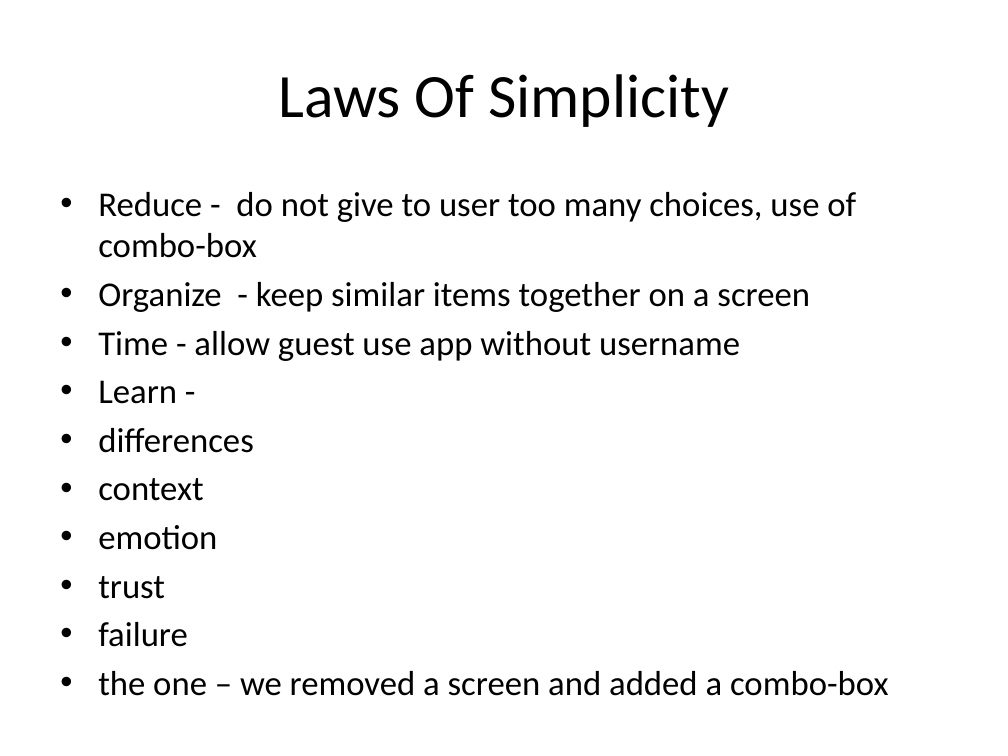
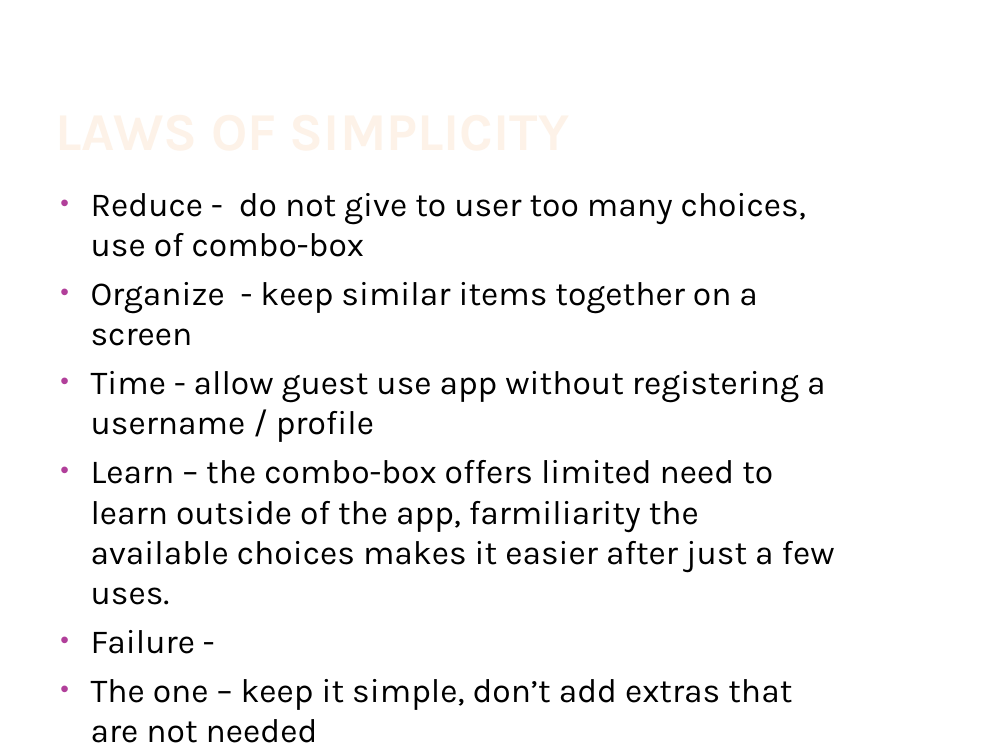
Before and after one commit to JamieShamilian/gamer, a slide deck: slide 17 of doc/GamerSelect.pptx (slide 14 before the commit). Drawn at 1008x756 pixels with LibreOffice and Linux fonts; fonts in the diff are those of the drawing; background and template pictures are left out. Boxes give left, top, right and bottom in pixels: in the first picture for what was removed or moved away, otherwise in the second. Text is boxed around its words. In the diff, an @@ line names an element or a change of style, - is before the commit and + after.

```diff
--- a/doc/GamerSelect.pptx
+++ b/doc/GamerSelect.pptx
@@ title "LAWS OF SIMPLICITY" at [154,233,184,257]: vertical alignment middle to bottom @@
@@ text at [91,193,806,346]: size 24.8 to 24.1 pt, font Calibri to Karla in "Reduce - do not give to user ...", "Organize - keep similar items together on ..."; indent changed; more space between paragraphs @@
@@ title at [154,233,184,257]: text changed; size 44 to 38 pt; font Calibri to Karla; text colour #000000 to gradient #FEF7F1 to #FEF3E8 to #FBCF9C to #F9B94C; bold on @@
-Laws Of Simplicity
+LAWS OF SIMPLICITY
@@ text at [91,371,835,710]: text changed; size 24.8 to 24.1 pt; font Calibri to Karla @@
-• Time - allow guest use app without username
-• Learn -
-• differences
-• context
-• emotion
-• trust
-• failure
-• the one – we removed a screen and added a combo-box
+• Time - allow guest use app without registering a username / profile
+• Learn – the combo-box offers limited need to learn outside of the app, farmiliarity the available choices makes it easier after just a few uses.
+• Failure -
+• The one – keep it simple, don’t add extras that are not needed
```
Also in this commit, not shown: 17 other slides changed, 3 slides added.
